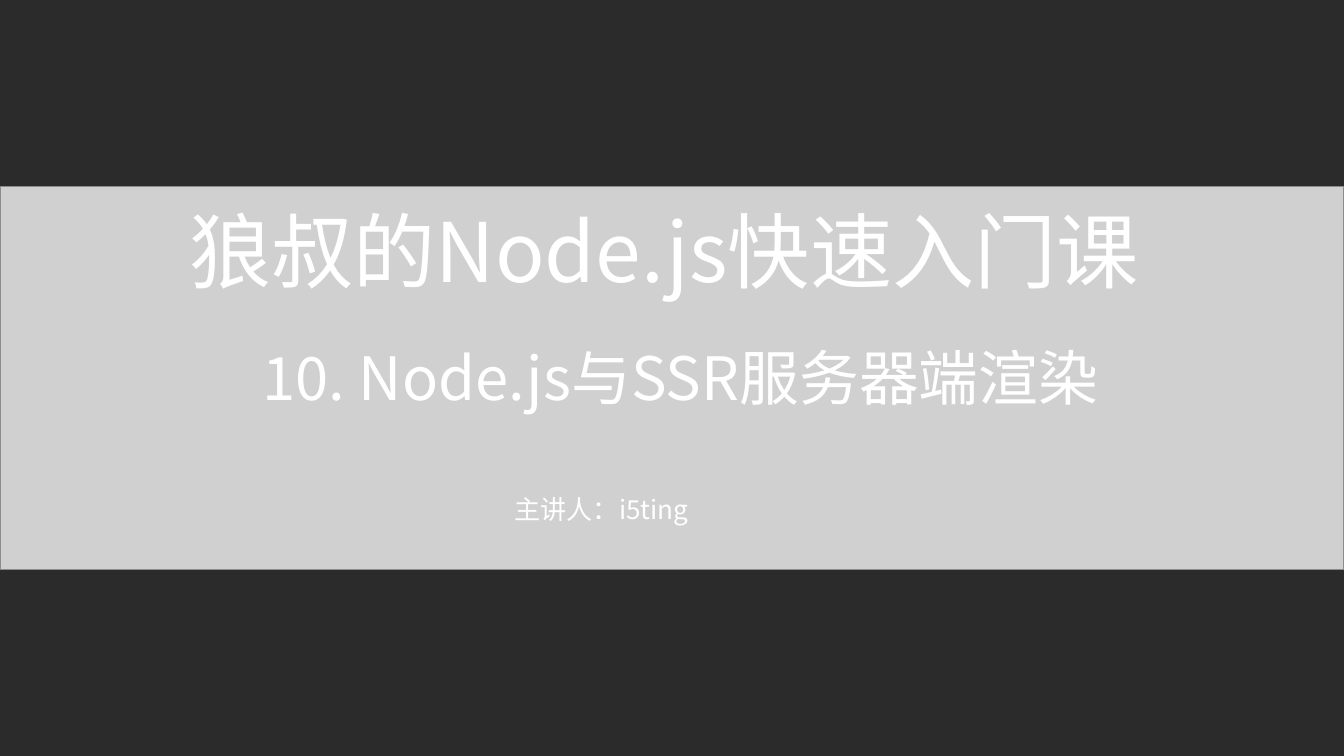
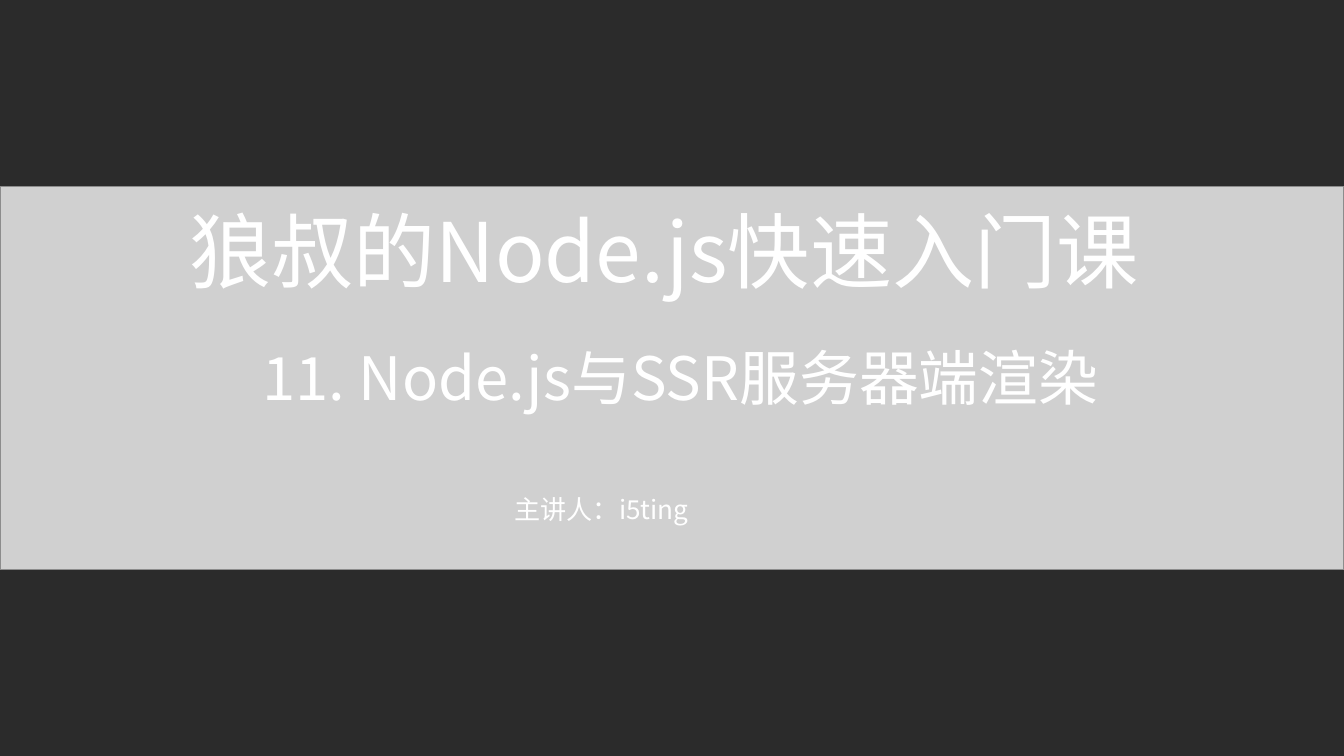
Before and after one commit to i5ting/node-quick-start-course, a slide deck: slide 1 of ppt/11.pptx. Drawn at 1344x756 pixels with LibreOffice and Linux fonts; fonts in the diff are those of the drawing; grey boxes stand for pictures; background and template pictures are left out; a plain dark background stands for a picture behind light text. Boxes give left, top, right and bottom in pixels: in the first picture for what was removed or moved away, otherwise in the second. Text is boxed around its words. In the diff, an @@ line names an element or a change of style, - is before the commit and + after.

Commit message:
lazycommmit, please ignore

```diff
--- a/ppt/11.pptx
+++ b/ppt/11.pptx
@@ text at [263,350,1098,414]: text changed @@
-10. Node.js与SSR服务器端渲染
+11. Node.js与SSR服务器端渲染
```
